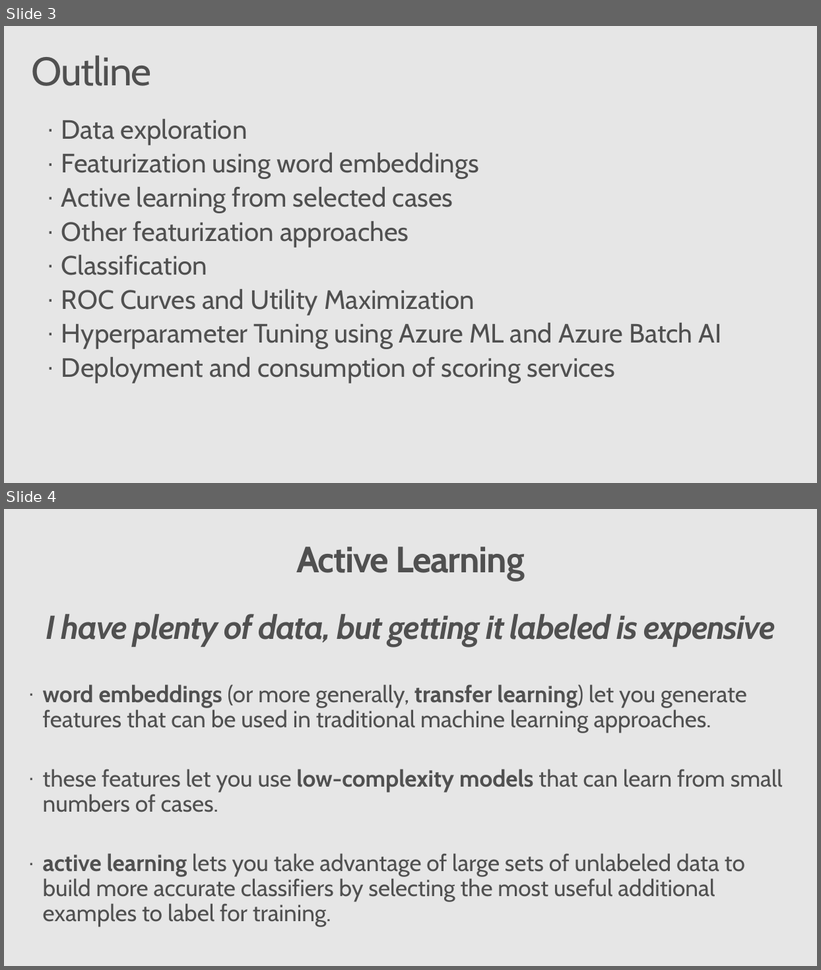
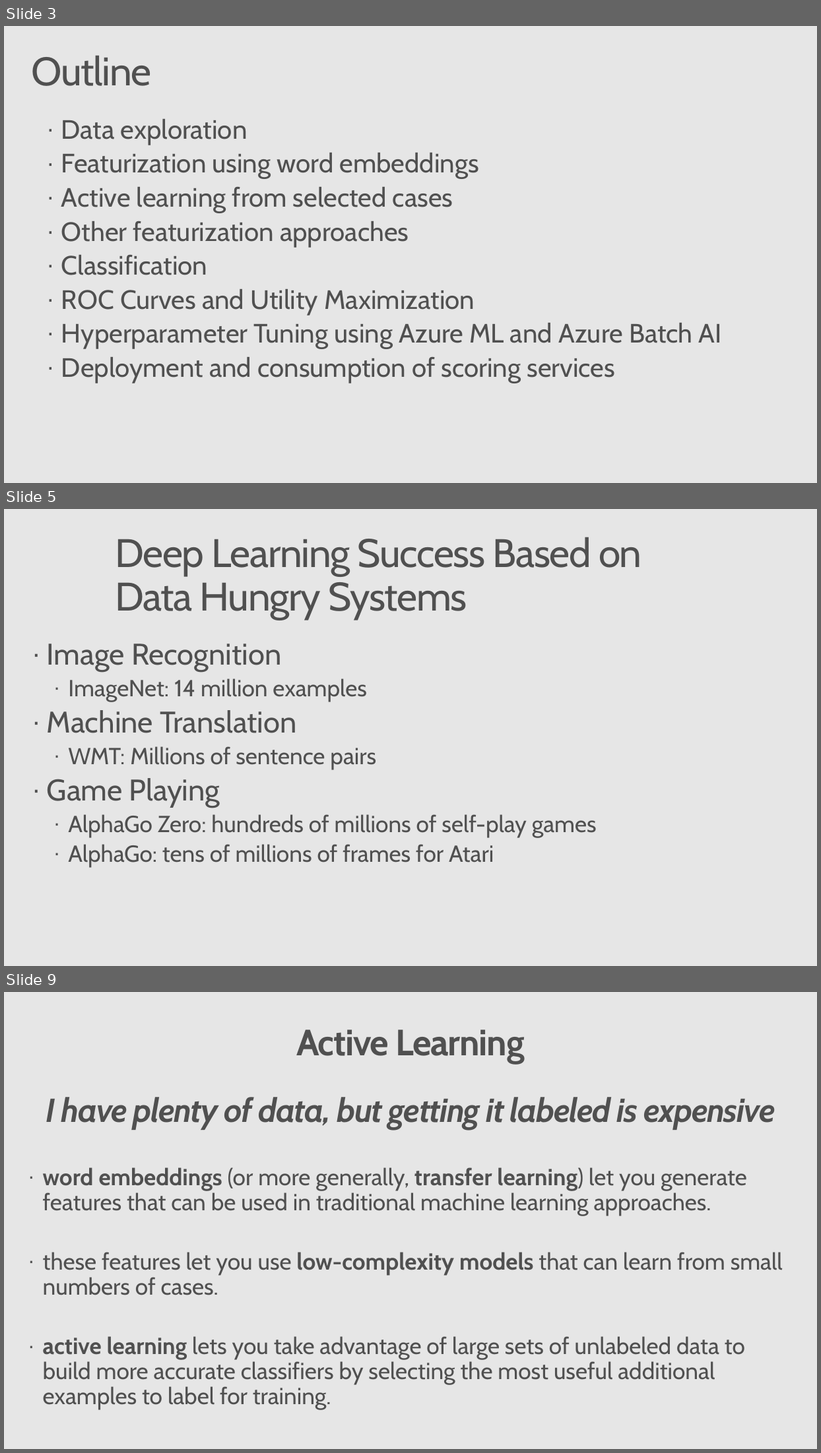
Before and after one commit to Azure/active-learning-workshop, a slide deck: active_learning_workshop.pptx. Shown one above the other, each under a label of ours: slides 3 and 4 before the commit, slides 3, 5 and 9 after it; the slides between them are not shown. The pictures are 821x970 and 821x1453 pixels, drawn with LibreOffice and Linux fonts; fonts in the diff are those of the drawing; background and template pictures are left out. Boxes give left, top, right and bottom in pixels: in the first picture for what was removed or moved away, otherwise in the second. Text is boxed around its words. In the diff, an @@ line names an element or a change of style, - is before the commit and + after.

```diff
--- a/active_learning_workshop.pptx
+++ b/active_learning_workshop.pptx
@@ slide 5 added at (4,509,817,966), background #E6E6E6 @@
@@ title added at (115,537,642,619), 48 pt, text #505050 @@
+Deep Learning Success Based on Data Hungry Systems
@@ text added at (47,644,597,867), 28 pt, text #505050 @@
+· Image Recognition
+  · ImageNet: 14 million examples
+· Machine Translation
+  · WMT: Millions of sentence pairs
+· Game Playing
+  · AlphaGo Zero: hundreds of millions of self-play games
+  · AlphaGo: tens of millions of frames for Atari
@@ what was slide 4 is now slide 9 @@
```
Also in this commit, not shown: 4 other slides added.
